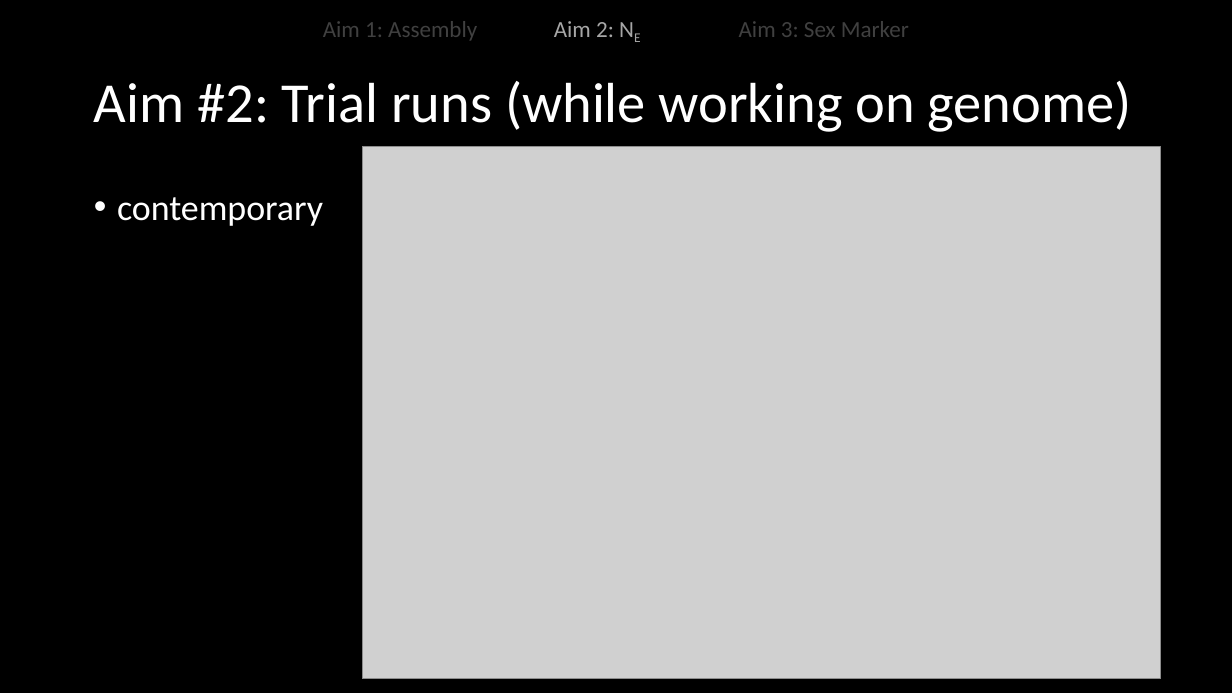
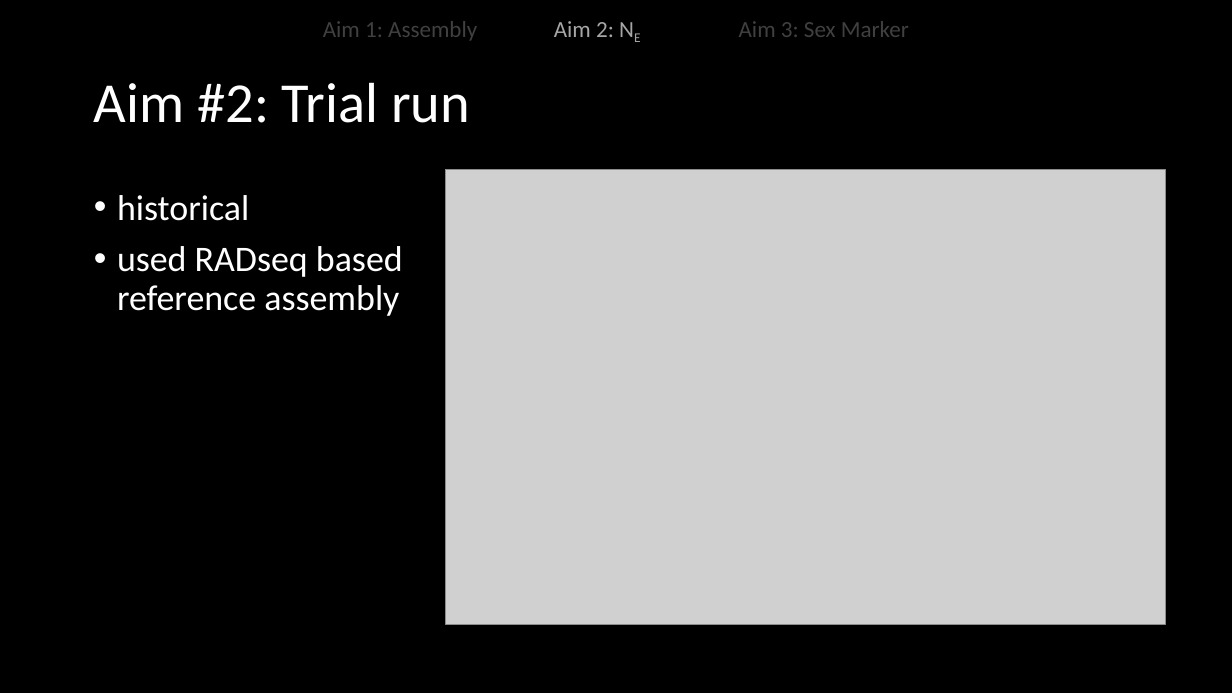
Before and after one commit to shannonekj/presentations, a slide deck: slide 8 of 2021_05-thesis_commitee_meeting/2021.05.07_thesis_committee_meeting.pptx (slide 10 before the commit). Drawn at 1232x693 pixels with LibreOffice and Linux fonts; fonts in the diff are those of the drawing; grey boxes stand for pictures. Boxes give left, top, right and bottom in pixels: in the first picture for what was removed or moved away, otherwise in the second. Text is boxed around its words. In the diff, an @@ line names an element or a change of style, - is before the commit and + after.

```diff
--- a/2021_05-thesis_commitee_meeting/2021.05.07_thesis_committee_meeting.pptx
+++ b/2021_05-thesis_commitee_meeting/2021.05.07_thesis_committee_meeting.pptx
@@ title at (94,82,470,123): text changed @@
-Aim #2: Trial runs (while working on genome)
+Aim #2: Trial run
@@ picture: place and size @@
-picture at (362,146,1161,678)
+picture at (445,170,1165,625)
@@ text at (117,195,403,316): text changed @@
-• contemporary
+• historical
+• used RADseq based reference assembly
```
Also in this commit, not shown: 4 other slides changed.
